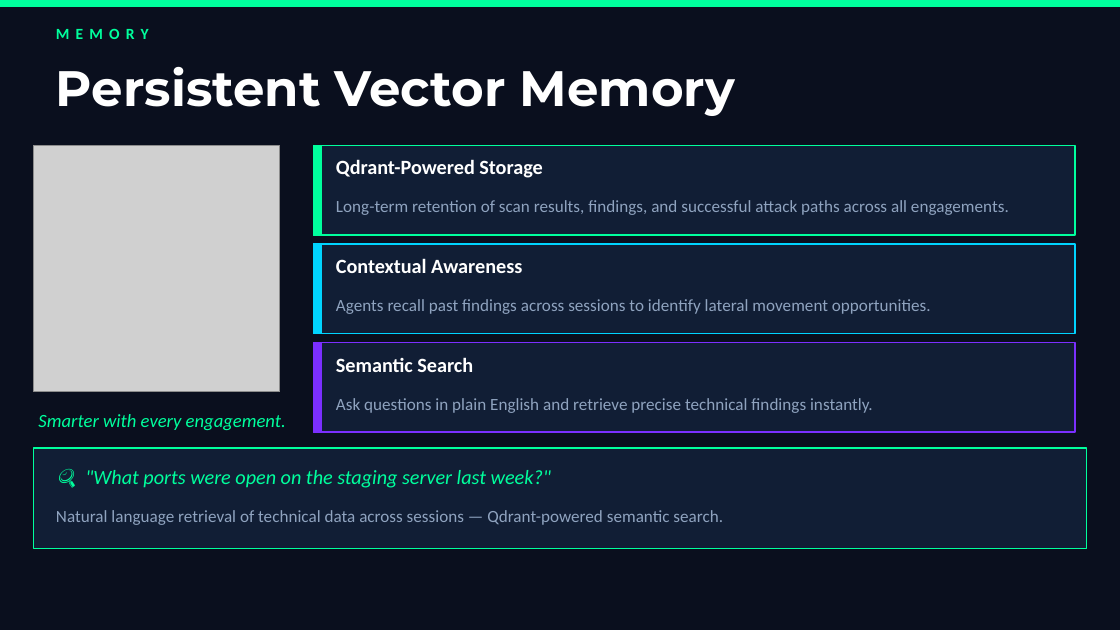
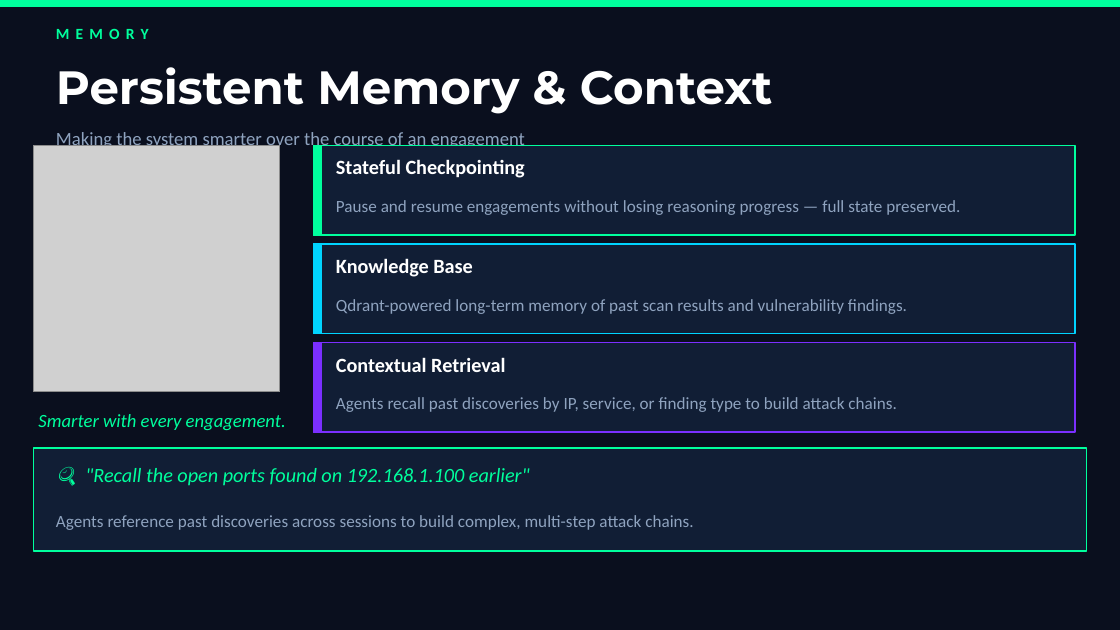
Before and after one commit to nishan-paul-hello/cmatrix-agentic-red-team, a slide deck: slide 7 of docs/presentation.pptx (slide 8 before the commit). Drawn at 1120x630 pixels with LibreOffice and Linux fonts; fonts in the diff are those of the drawing; grey boxes stand for pictures. Boxes give left, top, right and bottom in pixels: in the first picture for what was removed or moved away, otherwise in the second. Text is boxed around its words. In the diff, an @@ line names an element or a change of style, - is before the commit and + after.

```diff
--- a/docs/presentation.pptx
+++ b/docs/presentation.pptx
@@ text at (x1=56, y1=67, x2=772, y2=114): text changed; size 32 to 30 pt @@
-Persistent Vector Memory
+Persistent Memory & Context
@@ text added at (x1=56, y1=132, x2=525, y2=150), 12 pt, text #8FA3BF @@
+Making the system smarter over the course of an engagement
@@ text at (x1=336, y1=159, x2=525, y2=178): text changed @@
-Qdrant-Powered Storage
+Stateful Checkpointing
@@ text at (x1=336, y1=200, x2=960, y2=215): text changed @@
-Long-term retention of scan results, findings, and successful attack paths across all engagements.
+Pause and resume engagements without losing reasoning progress — full state preserved.
@@ text at (x1=336, y1=258, x2=472, y2=277): text changed @@
-Contextual Awareness
+Knowledge Base
@@ text at (x1=336, y1=299, x2=907, y2=314): text changed @@
-Agents recall past findings across sessions to identify lateral movement opportunities.
+Qdrant-powered long-term memory of past scan results and vulnerability findings.
@@ text at (x1=336, y1=357, x2=505, y2=372): text changed @@
-Semantic Search
+Contextual Retrieval
@@ text at (x1=336, y1=397, x2=896, y2=412): text changed @@
-Ask questions in plain English and retrieve precise technical findings instantly.
+Agents recall past discoveries by IP, service, or finding type to build attack chains.
@@ text at (x1=85, y1=468, x2=530, y2=486): text changed @@
-🔍 "What ports were open on the staging server last week?"
+🔍 "Recall the open ports found on 192.168.1.100 earlier"
@@ text removed at (x1=56, y1=510, x2=723, y2=525) @@
-Natural language retrieval of technical data across sessions — Qdrant-powered semantic search.
@@ text added at (x1=56, y1=515, x2=693, y2=530), 11 pt, text #8FA3BF @@
+Agents reference past discoveries across sessions to build complex, multi-step attack chains.
```
Also in this commit, not shown: 3 other slides changed, 5 slides added, 6 slides removed.
